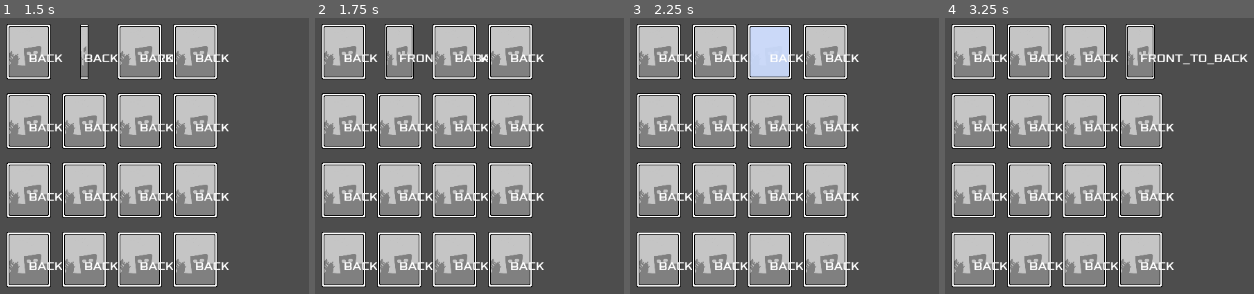
Above: before the commit, frames 1-4 (left to right).
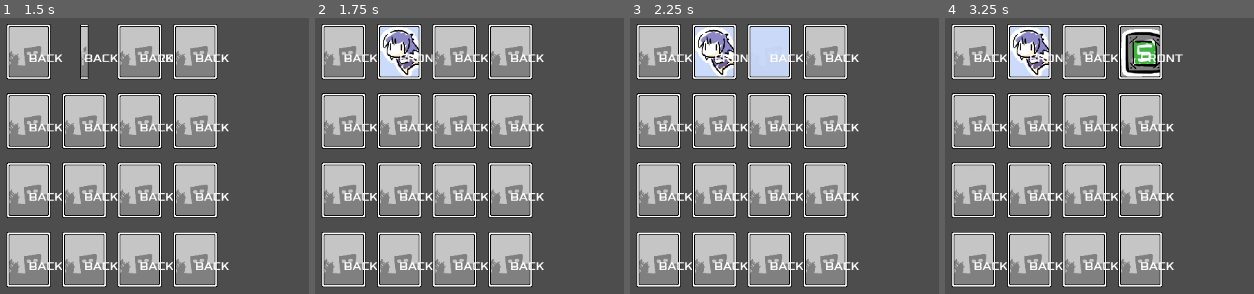
Above: after the commit, the same moments.

Repository: syun77/gd_memory
Game: Godot game, scene res://Main.tscn
Same seed, same stepped clock (60 frames per second), same inputs: the game is played once before the commit and once after it.
Inputs (mouse positions are in pixels of both pictures, inside the frame that each line leads up to):
- Up to frame 1 (1.5 s): tap Enter (ui_accept) at 0.5, 0.6, 0.77, 1.07 s; move the mouse to (27, 51) at 0.52 s; move the mouse to (83, 51) at 1.27 s; click (83, 51) at 1.35 s
- Up to frame 2 (1.75 s): tap Enter (ui_accept) at 1.52, 1.55 s
- Up to frame 3 (2.25 s): tap Enter (ui_accept) at 1.82, 2.1 s; move the mouse to (769, 51) at 2.02 s
- Up to frame 4 (3.25 s): move the mouse to (1139, 51) at 2.77 s; click (1139, 51) at 2.85 s; tap Enter (ui_accept) at 3.02, 3.05 s

Frame 1 is identical in both runs. In frame 2, 2.6% of the frame differs, in the area x 20-56%, y 2-23%; in frame 3, 2.2%; in frame 4, 4.9%, in the area x 21-99%, y 2-23%.

Commit message:
めくり処理を実装

Diff:
--- a/gd_memory/Main.gd
+++ b/gd_memory/Main.gd
@@ -12,6 +12,9 @@
 ## 配置枚数.
 const GRID_CNT_W = 4
 const GRID_CNT_H = 4
+
+## マッチしなかったときの待ち時間.
+const TIMER_WAIT = 1.0
 
 ## 状態.
 enum eState {
@@ -71,6 +74,23 @@
 
 ## 更新.
 func _process(delta: float) -> void:
+	# _stateに対応する更新処理を呼び出す.
+	callv("_update_" + eState.keys()[_state], [delta])
+
+	# デバッグの更新.
+	_update_debug()
+
+## 更新 > 開始.
+func _update_START(delta:float) -> void:
+	_state = eState.MAIN
+## 更新 > メイン.
+func _update_MAIN(delta:float) -> void:
+	if _front_cards.size() >= 2:
+		_state = eState.WAIT
+		_timer = 0
+		return
+
+	# めくり判定.
 	if Input.is_action_just_pressed("click"):
 		for card in _card_layer.get_children():
 			var c = card as Card
@@ -80,17 +100,42 @@
 				_front_cards.append(c)
 				break
 
-	_check_erase()
 
-	if Input.is_action_just_pressed("ui_accept"):
-		for card in _front_cards:
-			var c = card as Card
-			c.flip_to_back()
 
-	_update_debug()
+# 更新 > めくった後の待ち時間.
+func _update_WAIT(delta:float) -> void:
+	for card in _front_cards:
+		var c = card as Card
+		if c.is_front == false:
+			return # すべてが表向きになるまで待つ.
+
+	# さらに待つ.
+	_timer += delta
+	if _timer > TIMER_WAIT:
+		if _check_erase():
+			# 消せたのでめくったカード情報を消す.
+			_front_cards.clear()
+		else:
+			# カードをもとに戻す.
+			for card in _front_cards:
+				var c = card as Card
+				c.flip_to_back()
+			# めくったカード情報を消す.
+			_front_cards.clear()
+		_state = eState.MAIN
+		_timer = 0
+
+# 更新 > ゲームオーバー.
+func _update_GAMEOVER(delta:float) -> void:
+	pass
+
+# 更新 > ゲームクリア
+func _update_GAMECLEAR(delta:float) -> void:
+	pass
 
 ## 消去チェック.
-func _check_erase() -> void:
+func _check_erase() -> bool:
+	var ret = false # マッチしたカードがあるかどうか.
 	var list = []
 	for i in range(Card.eId.size()):
 		list.append(0)
@@ -101,10 +146,16 @@
 		# カウントだけする.
 		list[c.id] += 1
 
+	print(list)
+
 	for idx in range(list.size()):
 		if list[idx] < 2:
 			continue
 
+		# マッチしたカードがある.
+		ret = true
+
+		# マッチしたカードを消す.
 		for card in _card_layer.get_children():
 			var c = card as Card
 			if c.is_front == false:
@@ -112,7 +163,7 @@
 			if c.id == idx:
 				c.vanish()
 
-
+	return ret
 
 func _update_debug() -> void:
 	if Input.is_action_just_pressed("reset"):
